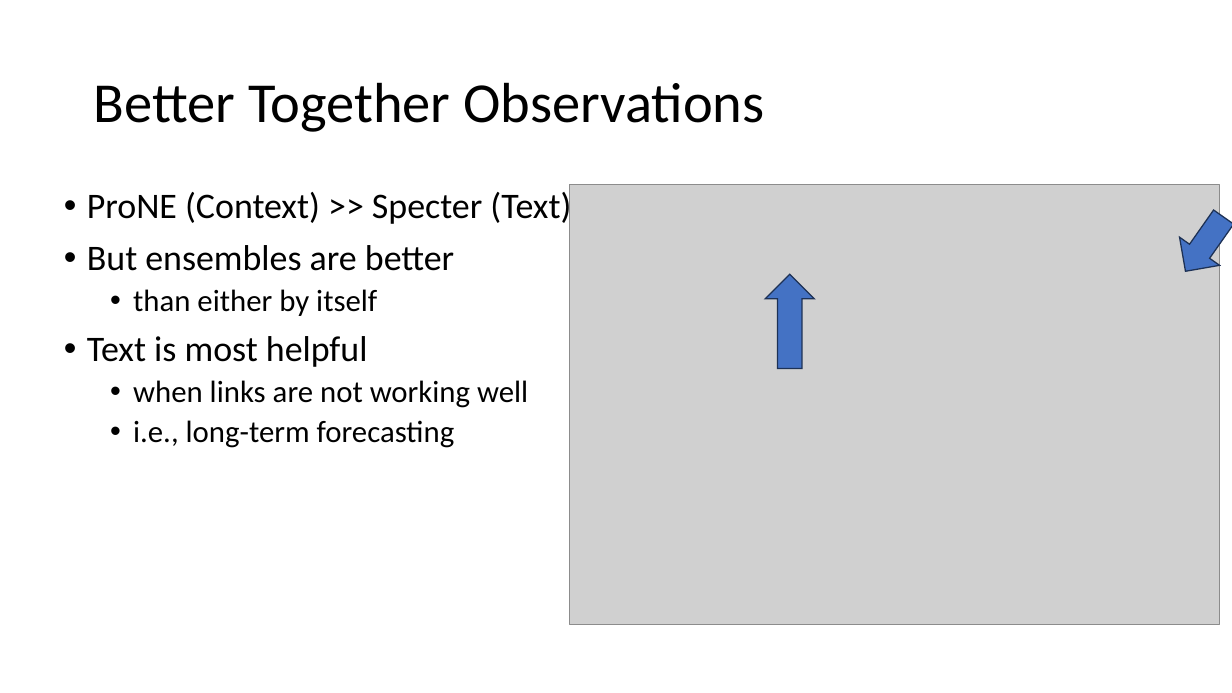
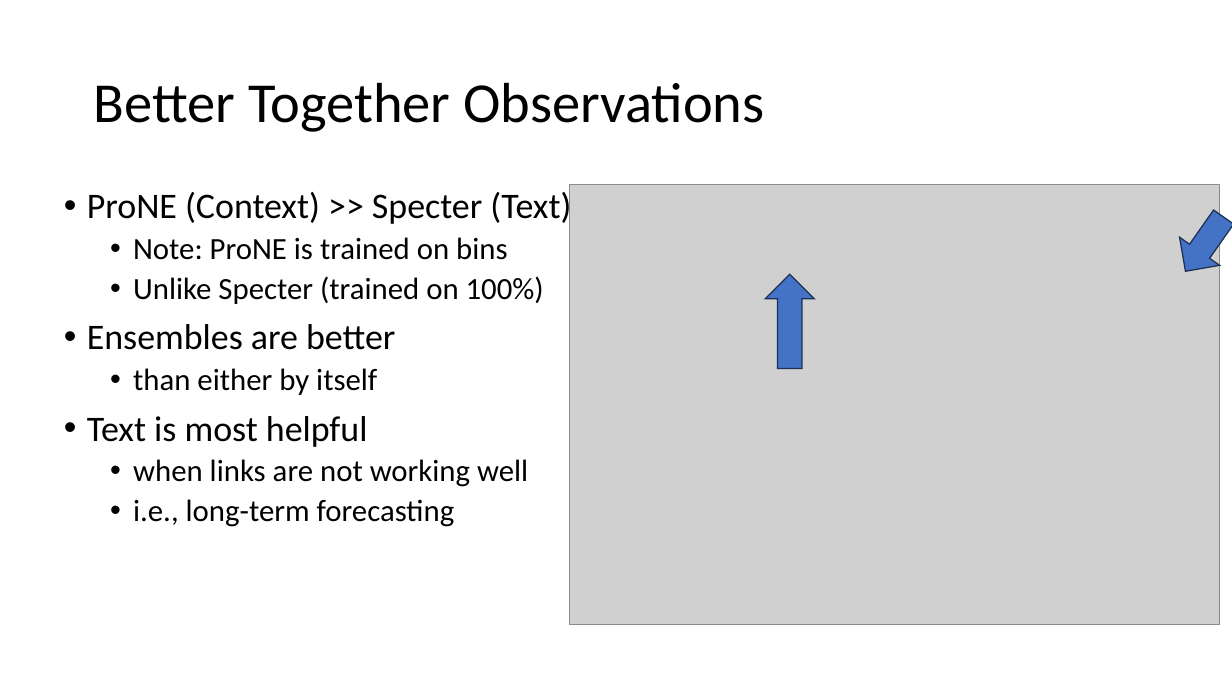
Before and after one commit to kwchurch/JSALT_Better_Together, a slide deck: slide 5 of slides/final_presentation/conclusions2.pptx (slide 4 before the commit). Drawn at 1232x693 pixels with LibreOffice and Linux fonts; fonts in the diff are those of the drawing; grey boxes stand for pictures. Boxes give left, top, right and bottom in pixels: in the first picture for what was removed or moved away, otherwise in the second. Text is boxed around its words. In the diff, an @@ line names an element or a change of style, - is before the commit and + after.

Commit message:
slides

```diff
--- a/slides/final_presentation/conclusions2.pptx
+++ b/slides/final_presentation/conclusions2.pptx
@@ text at (x1=87, y1=237, x2=544, y2=350): text changed; size 28 to 24 pt @@
-• But ensembles are better
+  • Note: ProNE is trained on bins
+  • Unlike Specter (trained on 100%)
+• Ensembles are better
```
Also in this commit, not shown: 1 other file.
